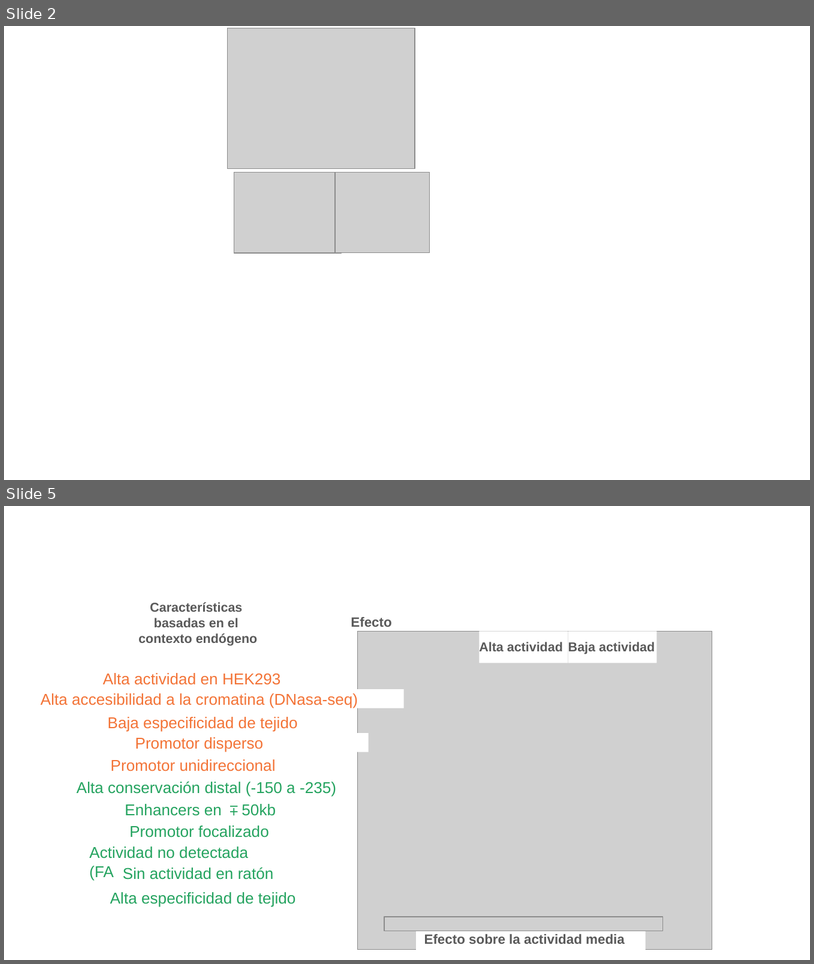
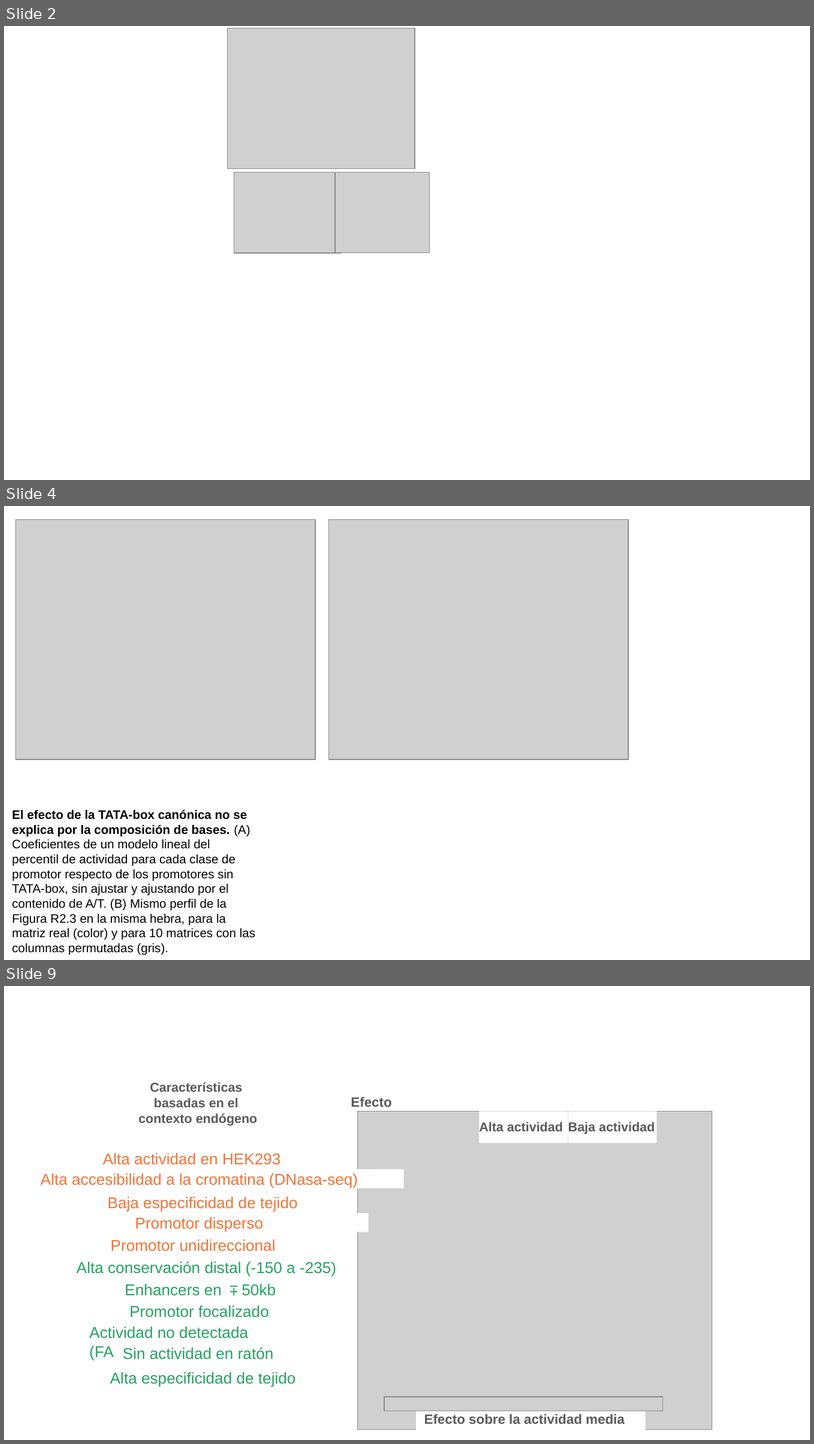
Before and after one commit to martin-iungman/TesisDoc, a slide deck: docs/Fig R2.pptx. Shown one above the other, each under a label of ours: slides 2 and 5 before the commit, slides 2, 4 and 9 after it; the slides between them are not shown. The pictures are 814x964 and 814x1444 pixels, drawn with LibreOffice and Linux fonts; fonts in the diff are those of the drawing; grey boxes stand for pictures. Boxes give left, top, right and bottom in pixels: in the first picture for what was removed or moved away, otherwise in the second. Text is boxed around its words. In the diff, an @@ line names an element or a change of style, - is before the commit and + after.

```diff
--- a/docs/Fig R2.pptx
+++ b/docs/Fig R2.pptx
@@ slide 4 added at (x1=4, y1=506, x2=810, y2=960), background #FFFFFF @@
@@ picture added at (x1=16, y1=520, x2=316, y2=759) @@
@@ picture added at (x1=329, y1=520, x2=629, y2=759) @@
@@ text added at (x1=12, y1=810, x2=255, y2=955), 11 pt, text #000000 @@
+El efecto de la TATA-box canónica no se explica por la composición de bases. (A) Coeficientes de un modelo lineal del percentil de actividad para cada clase de promotor respecto de los promotores sin TATA-box, sin ajustar y ajustando por el contenido de A/T. (B) Mismo perfil de la Figura R2.3 en la misma hebra, para la matriz real (color) y para 10 matrices con las columnas permutadas (gris).
@@ what was slide 5 is now slide 9 @@
```
Also in this commit, not shown: 1 slide changed, 5 other slides added, 3 slides removed, 3 other files.
